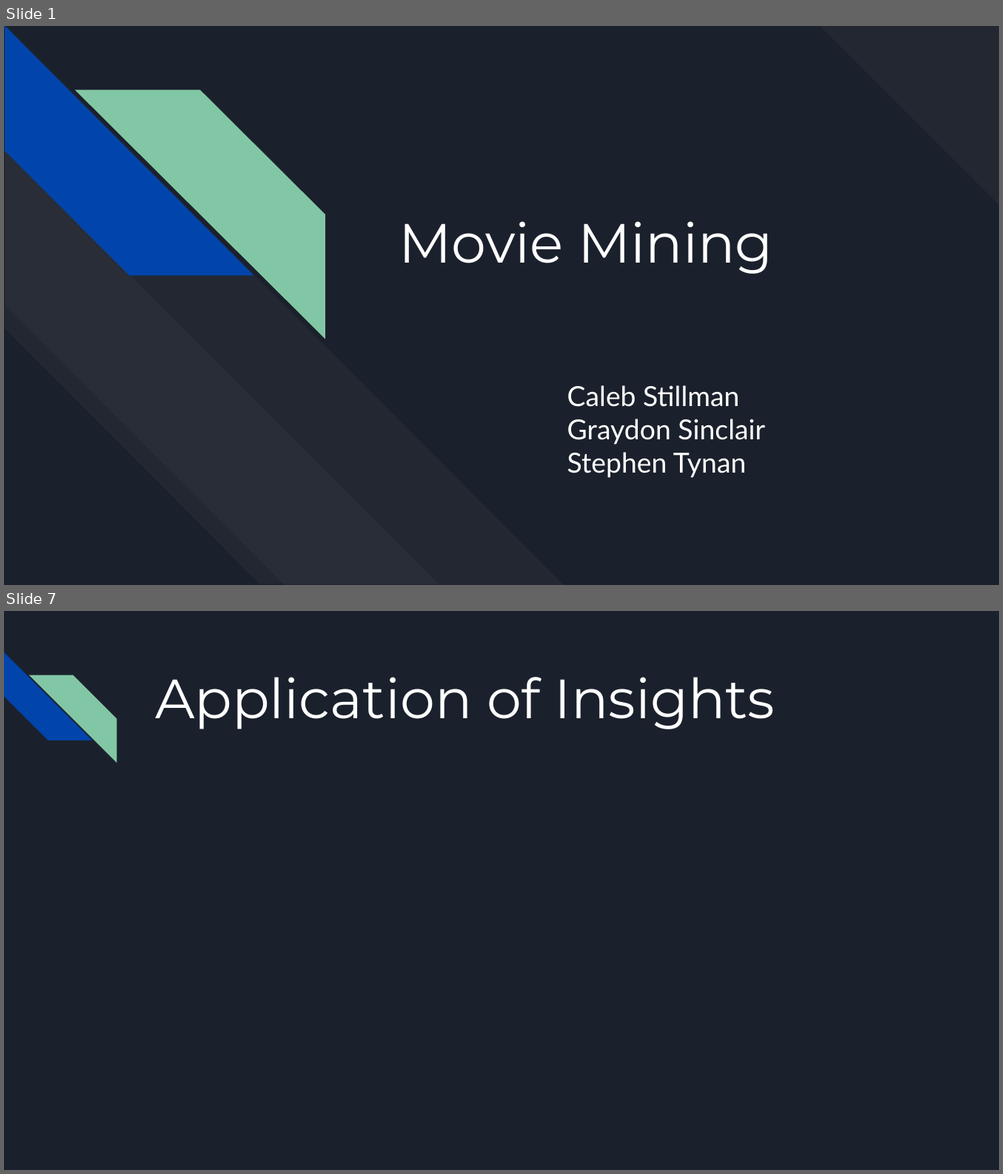
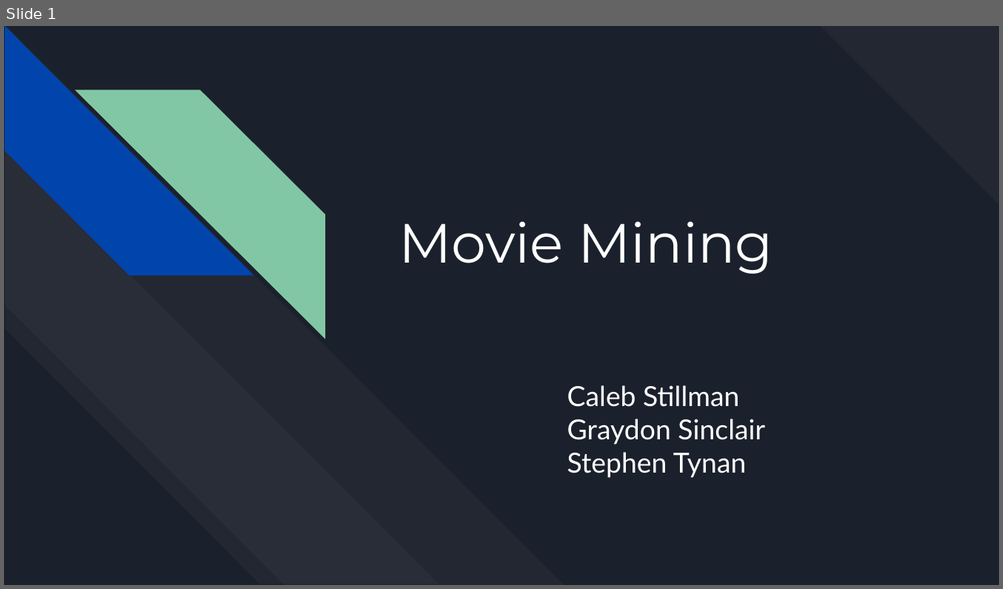
Before and after one commit to cstillma/MovieMining, a slide deck: Deliverables - Raw/08_MovieMining_Part6.pptx. Shown one above the other, each under a label of ours: slides 1 and 7 before the commit, slide 1 after it; the slides between them are not shown. The pictures are 1003x1174 and 1003x589 pixels, drawn with LibreOffice and Linux fonts; fonts in the diff are those of the drawing. Boxes give left, top, right and bottom in pixels: in the first picture for what was removed or moved away, otherwise in the second. Text is boxed around its words. In the diff, an @@ line names an element or a change of style, - is before the commit and + after.

```diff
--- a/Deliverables - Raw/08_MovieMining_Part6.pptx
+++ b/Deliverables - Raw/08_MovieMining_Part6.pptx
@@ slide 7 removed at (4,611,999,1170), background #1B212C @@
@@ diag stripe removed at (4,652,91,741) @@
@@ diag stripe removed at (29,675,116,762) @@
@@ title removed at (155,677,775,729) @@
-Application of Insights
```
Also in this commit, not shown: 1 slide changed, 6 slides added, 4 other slides removed.
